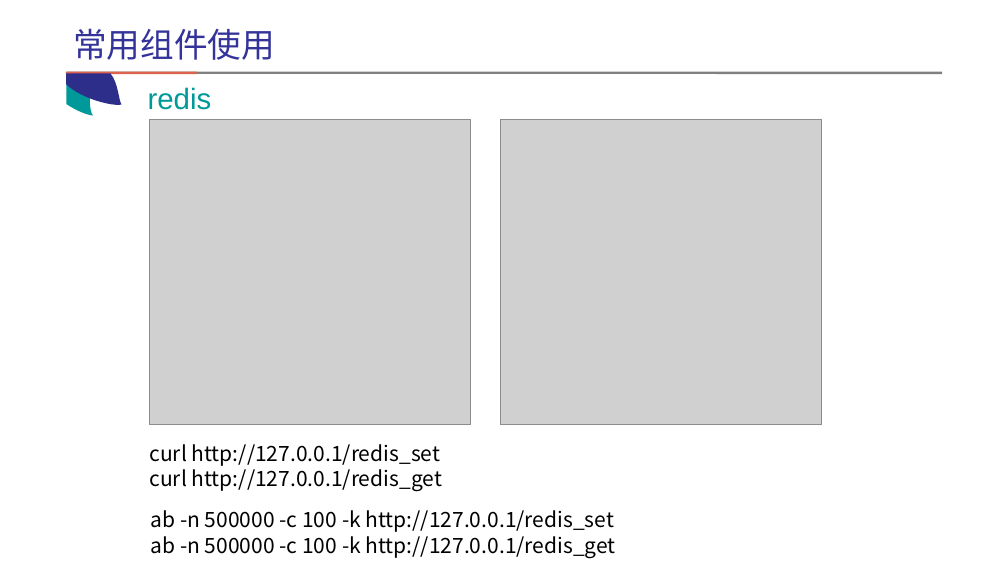
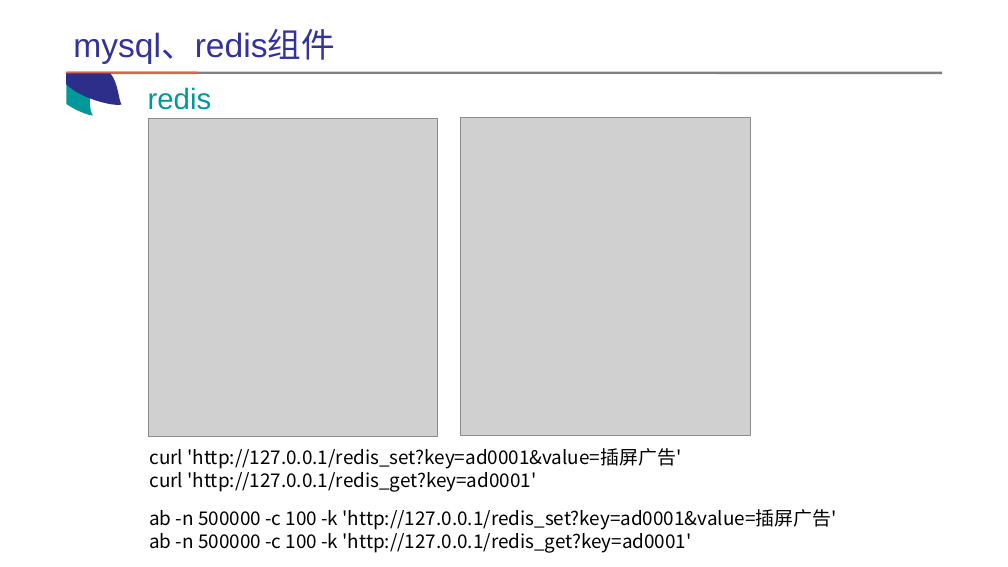
Before and after one commit to coder-zhuyu/OpenResty-share, a slide deck: slide 27 of openresty-share.pptx (slide 19 before the commit). Drawn at 1008x567 pixels with LibreOffice and Linux fonts; fonts in the diff are those of the drawing; grey boxes stand for pictures. Boxes give left, top, right and bottom in pixels: in the first picture for what was removed or moved away, otherwise in the second. Text is boxed around its words. In the diff, an @@ line names an element or a change of style, - is before the commit and + after.

```diff
--- a/openresty-share.pptx
+++ b/openresty-share.pptx
@@ text at [73, 30, 335, 64]: text changed @@
-常用组件使用
+mysql、redis组件
@@ picture: place and size @@
-picture at [150, 119, 470, 424]
+picture at [149, 118, 438, 436]
@@ picture: place and size @@
-picture at [501, 119, 822, 425]
+picture at [461, 117, 751, 435]
@@ text at [149, 448, 681, 492]: text changed; size 20 to 18 pt @@
-curl http://127.0.0.1/redis_set
-curl http://127.0.0.1/redis_get
+curl 'http://127.0.0.1/redis_set?key=ad0001&value=插屏广告'
+curl 'http://127.0.0.1/redis_get?key=ad0001'
@@ text at [149, 509, 837, 553]: text changed; size 20 to 18 pt @@
-ab -n 500000 -c 100 -k http://127.0.0.1/redis_set
-ab -n 500000 -c 100 -k http://127.0.0.1/redis_get
+ab -n 500000 -c 100 -k 'http://127.0.0.1/redis_set?key=ad0001&value=插屏广告'
+ab -n 500000 -c 100 -k 'http://127.0.0.1/redis_get?key=ad0001'
```
Also in this commit, not shown: 12 other slides changed, 10 slides added, 14 other files.
